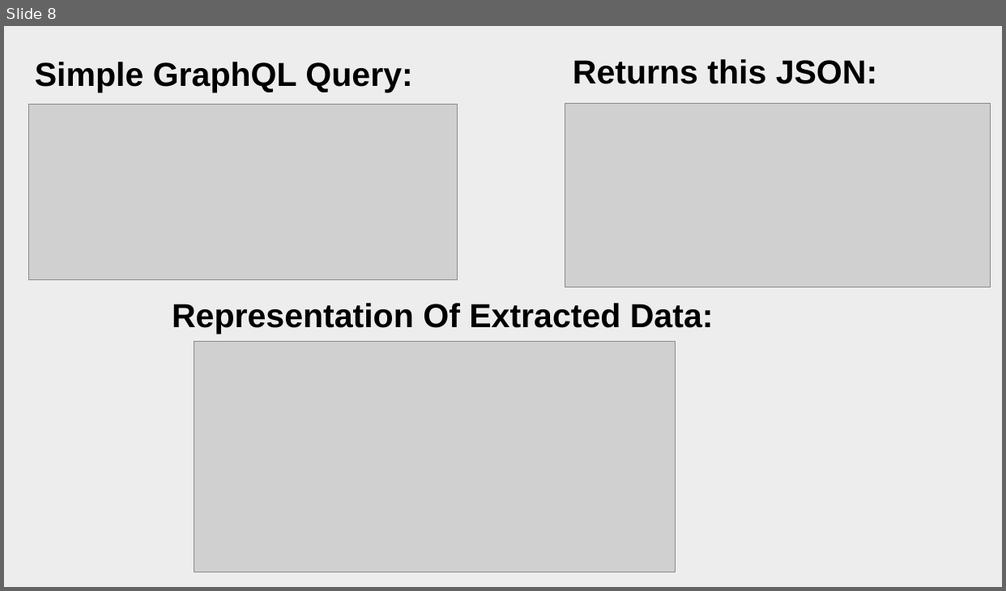
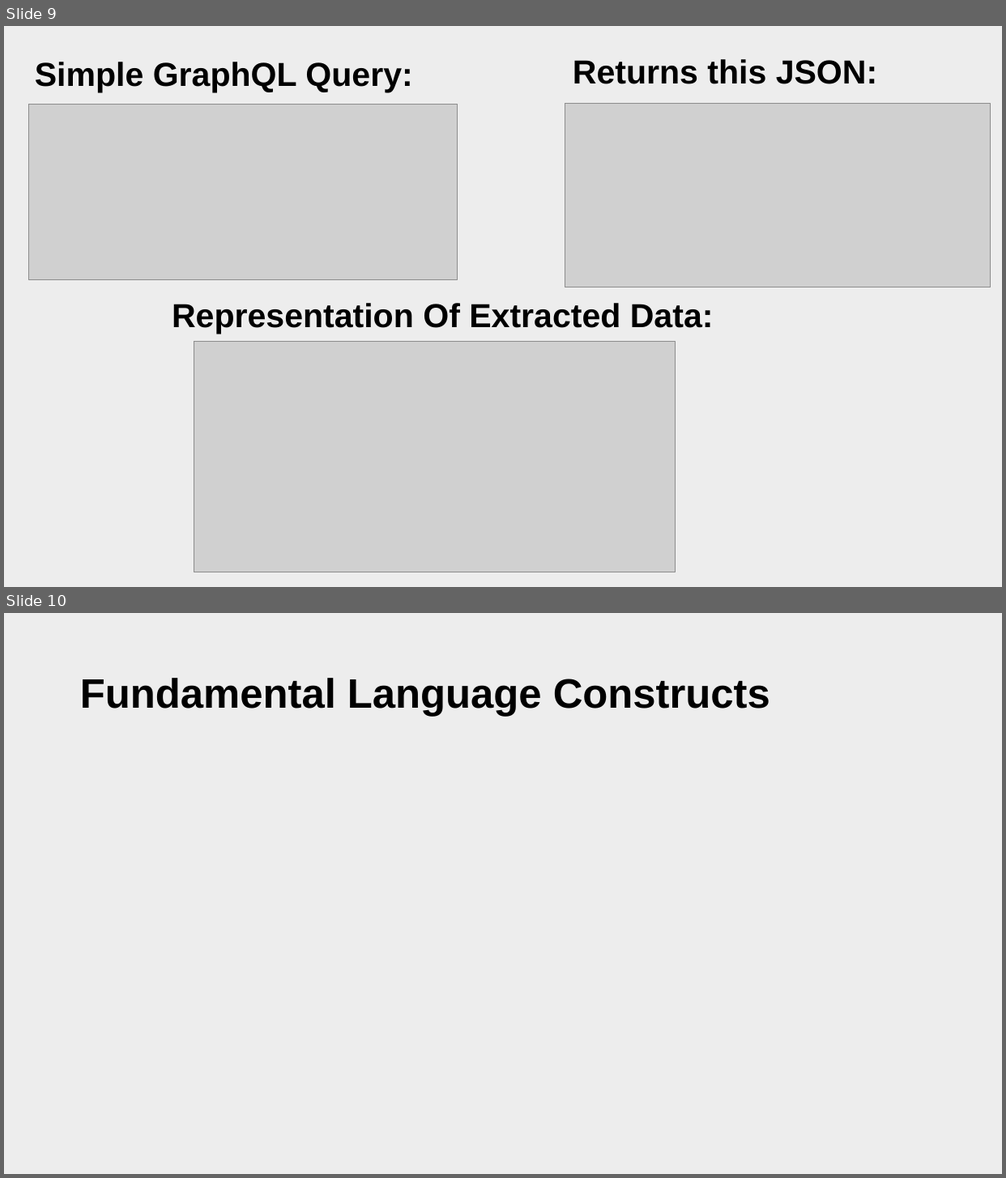
Before and after one commit to patelg123/graphql-presentation, a slide deck: current.pptx. Shown one above the other, each under a label of ours: slide 8 before the commit, slides 9 and 10 after it. The pictures are 1006x591 and 1006x1178 pixels, drawn with LibreOffice and Linux fonts; fonts in the diff are those of the drawing; grey boxes stand for pictures. Boxes give left, top, right and bottom in pixels: in the first picture for what was removed or moved away, otherwise in the second. Text is boxed around its words. In the diff, an @@ line names an element or a change of style, - is before the commit and + after.

```diff
--- a/current.pptx
+++ b/current.pptx
@@ slide 10 added at <box>4,613,1002,1174</box>, background #EDEDED @@
@@ title added at <box>80,678,770,716</box>, 39.6 pt, text #000000, bold @@
+Fundamental Language Constructs
@@ what was slide 8 is now slide 9 @@
```
Also in this commit, not shown: 7 other slides added, 3 other files.
